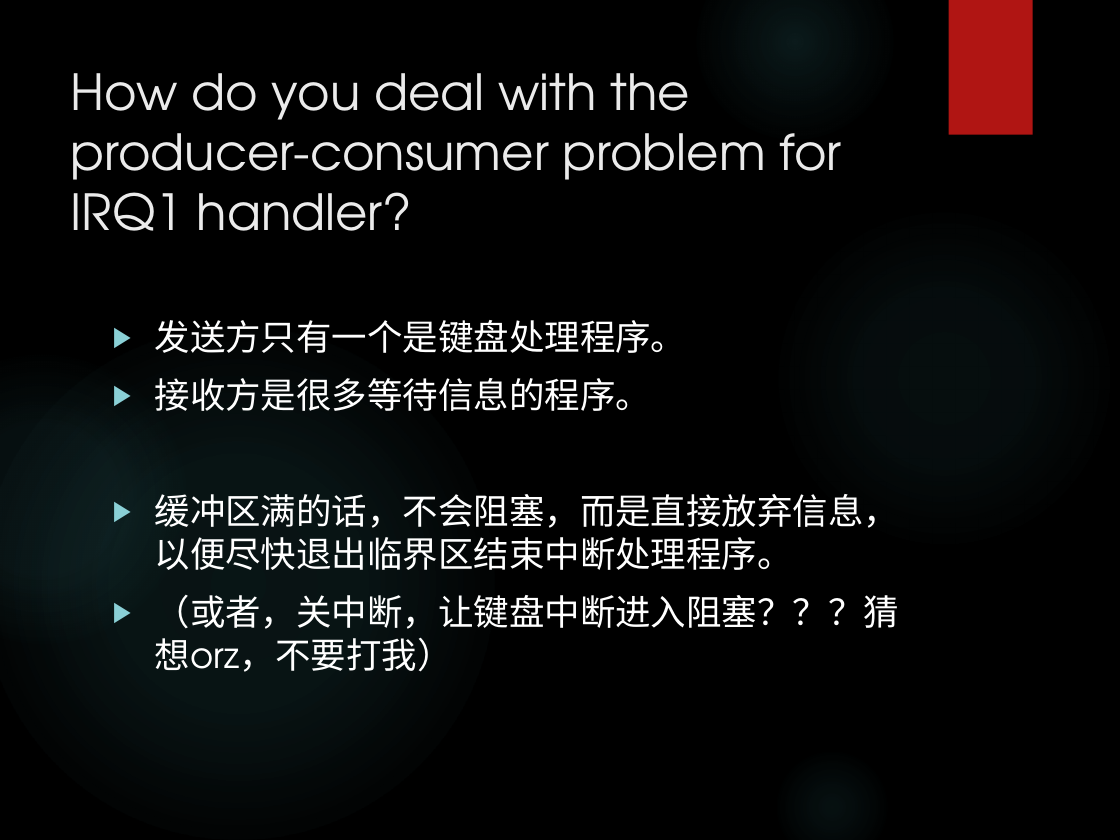
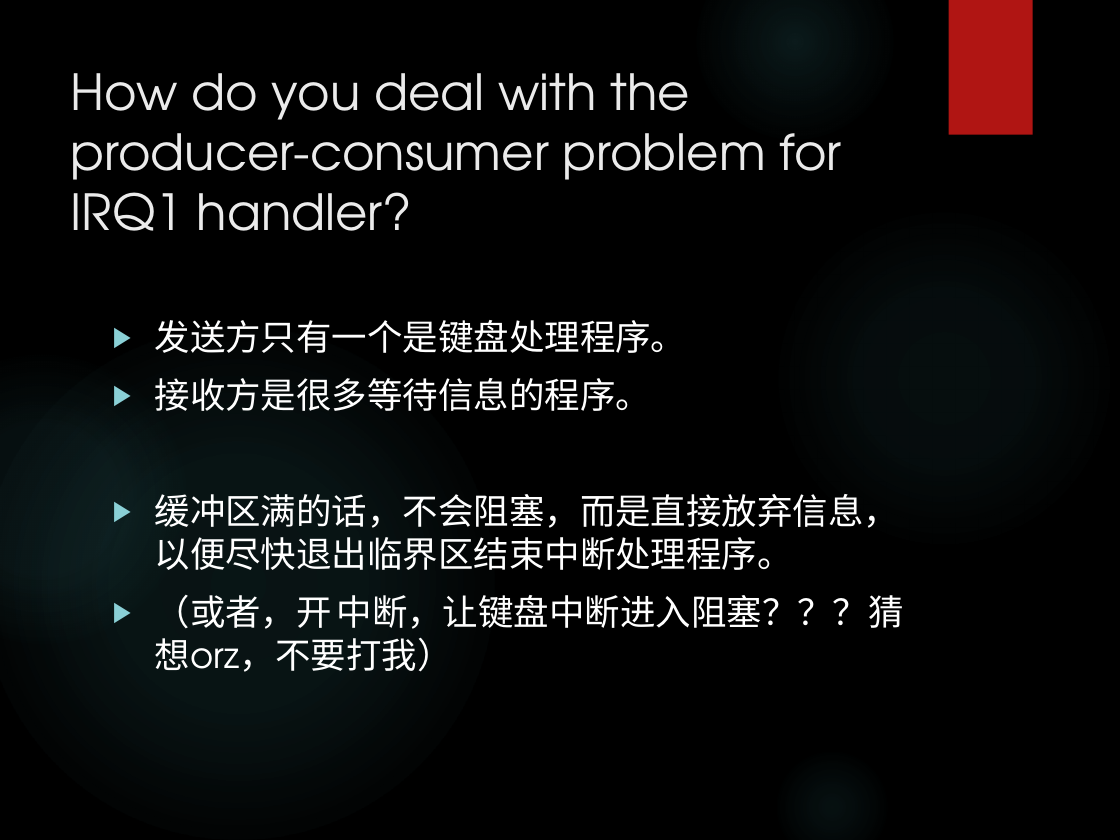
Before and after one commit to dalek-who/MyLearning, a slide deck: slide 8 of Operating system/project4-IPC-and-process-management/体系结构P4DesignReview.pptx. Drawn at 1120x840 pixels with LibreOffice and Linux fonts; fonts in the diff are those of the drawing; background and template pictures are left out. Boxes give left, top, right and bottom in pixels: in the first picture for what was removed or moved away, otherwise in the second. Text is boxed around its words. In the diff, an @@ line names an element or a change of style, - is before the commit and + after.

```diff
--- a/Operating system/project4-IPC-and-process-management/体系结构P4DesignReview.pptx
+++ b/Operating system/project4-IPC-and-process-management/体系结构P4DesignReview.pptx
@@ text at bbox=[155, 595, 904, 672]: text changed @@
-▶ （或者，关中断，让键盘中断进入阻塞？？？猜想orz，不要打我）
+▶ （或者，开 中断，让键盘中断进入阻塞？？？猜想orz，不要打我）
```
Also in this commit, not shown: 1 other file.
